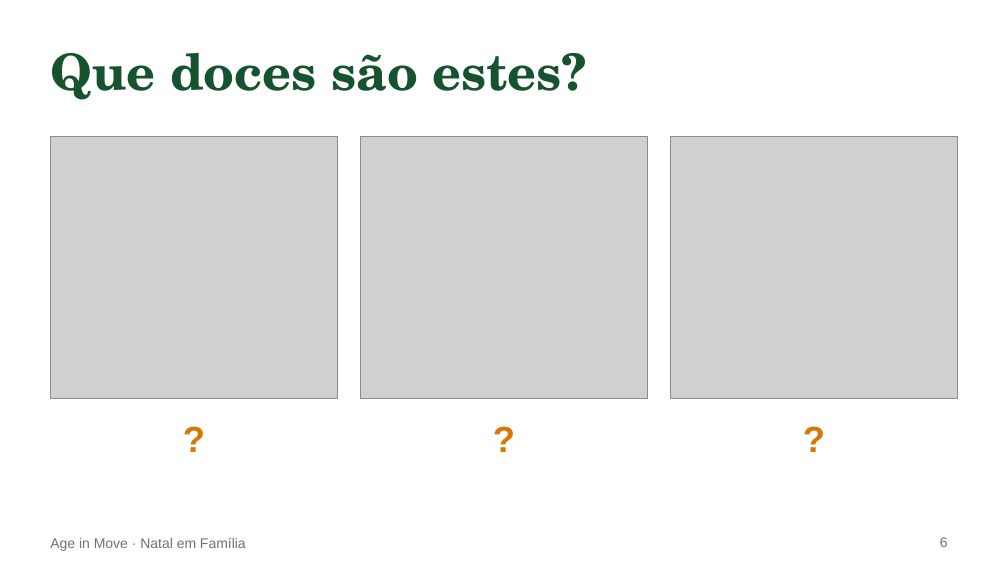
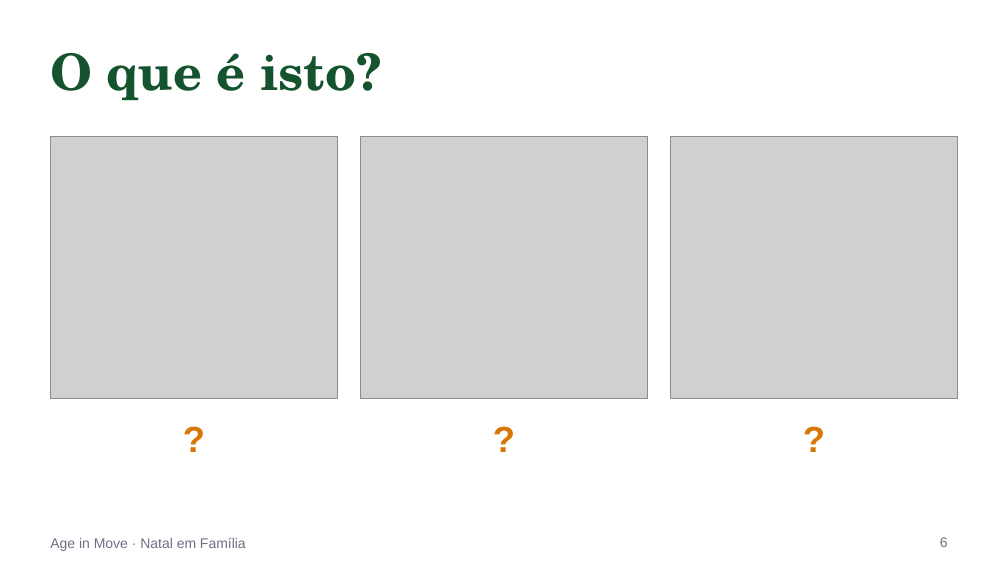
Before and after one commit to ageinmove25-bit/age-in-move-platform, a slide deck: slide 6 of materiais/powerpoints/pptx/v2/natal-em-familia.pptx. Drawn at 1008x567 pixels with LibreOffice and Linux fonts; fonts in the diff are those of the drawing; grey boxes stand for pictures. Boxes give left, top, right and bottom in pixels: in the first picture for what was removed or moved away, otherwise in the second. Text is boxed around its words. In the diff, an @@ line names an element or a change of style, - is before the commit and + after.

```diff
--- a/materiais/powerpoints/pptx/v2/natal-em-familia.pptx
+++ b/materiais/powerpoints/pptx/v2/natal-em-familia.pptx
@@ title at bbox=[50, 53, 381, 100]: text changed @@
-Que doces são estes?
+O que é isto?
```
Also in this commit, not shown: 11 other slides changed, 1 slide added, 1 slide removed, 24 other files.
